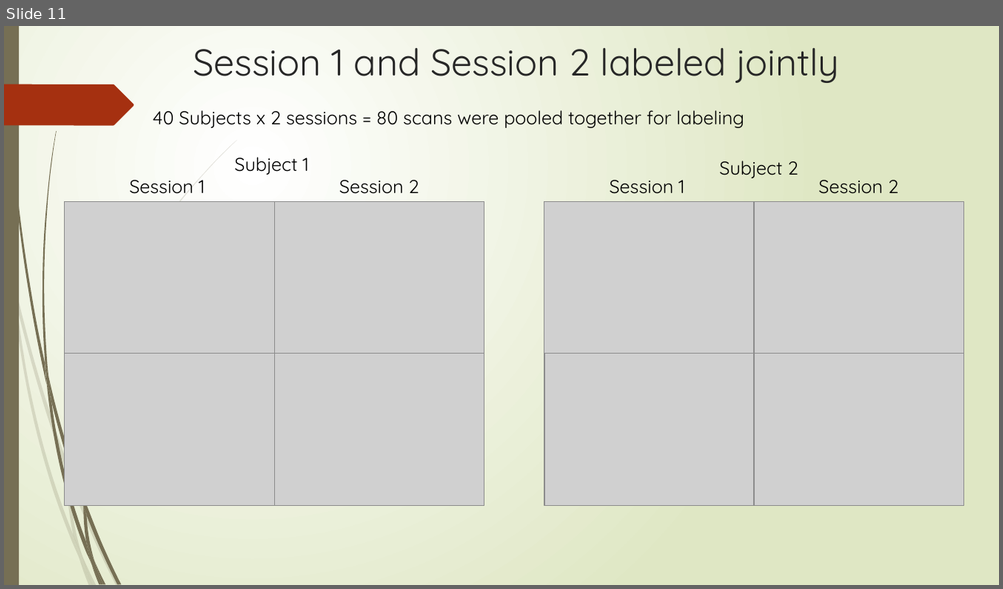
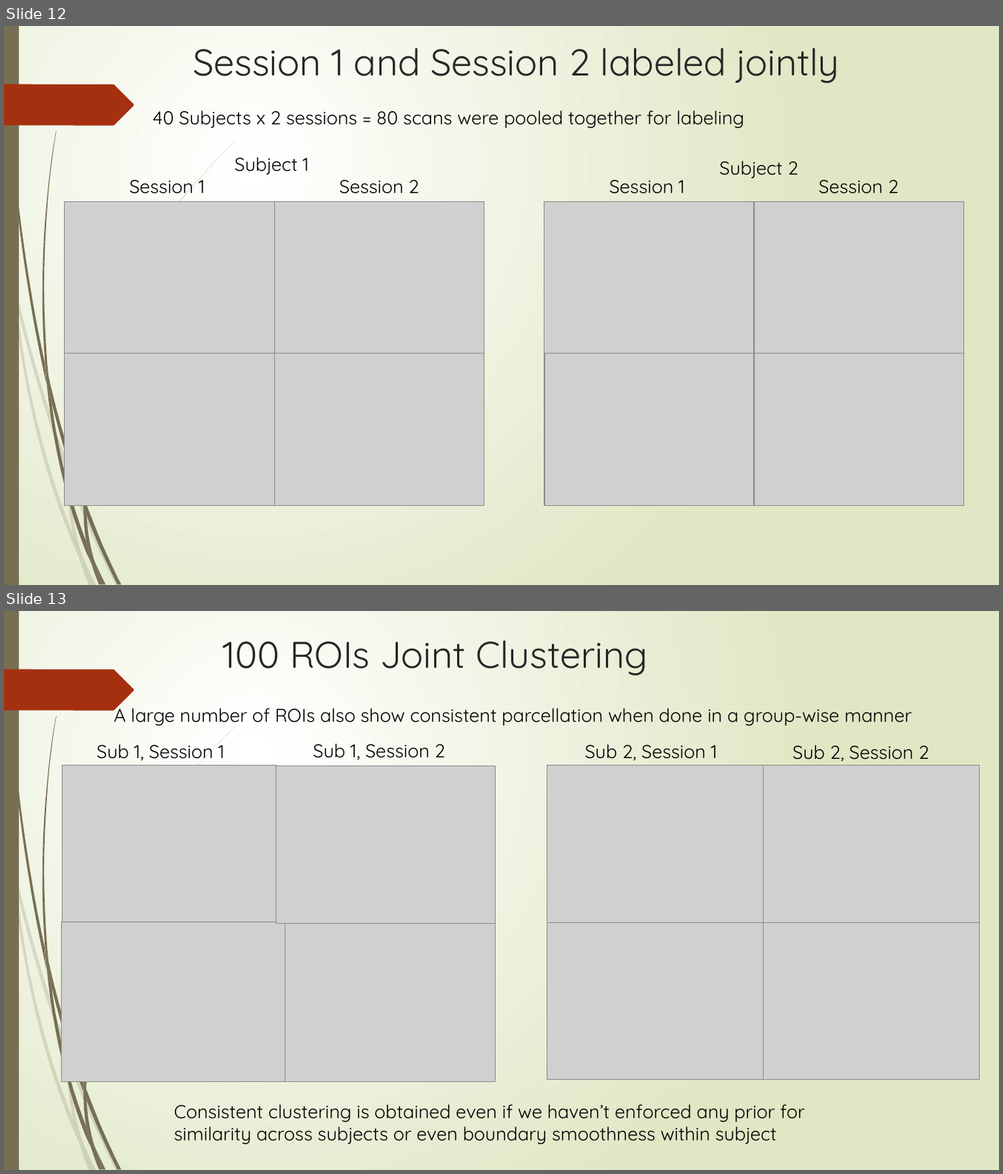
Before and after one commit to ajoshiusc/cortical_parcellation, a slide deck: docs/brain_sync.pptx. Shown one above the other, each under a label of ours: slide 11 before the commit, slides 12 and 13 after it. The pictures are 1003x589 and 1003x1174 pixels, drawn with LibreOffice and Linux fonts; fonts in the diff are those of the drawing; grey boxes stand for pictures. Boxes give left, top, right and bottom in pixels: in the first picture for what was removed or moved away, otherwise in the second. Text is boxed around its words. In the diff, an @@ line names an element or a change of style, - is before the commit and + after.

```diff
--- a/docs/brain_sync.pptx
+++ b/docs/brain_sync.pptx
@@ slide 13 added at bbox=[4, 611, 999, 1170], background gradient #FFFFFF to #DFE8C4; not listed: 23 template elements that a slide beside it also shows @@
@@ title added at bbox=[223, 640, 648, 675], 36 pt, text #262626 @@
+100 ROIs Joint Clustering
@@ text added at bbox=[114, 703, 911, 726], 18 pt, text #000000 @@
+A large number of ROIs also show consistent parcellation when done in a group-wise manner
@@ group added at bbox=[62, 743, 979, 1082]: 8 pictures, 4 texts @@
+Sub 1, Session 1
+Sub 1, Session 2
+Sub 2, Session 1
+Sub 2, Session 2
@@ text added at bbox=[174, 1105, 805, 1145], 18 pt, text #000000 @@
+Consistent clustering is obtained even if we haven’t enforced any prior for
+similarity across subjects or even boundary smoothness within subject
@@ what was slide 11 is now slide 12 @@
```
Also in this commit, not shown: 5 slides changed, 4 other slides added, 1 slide removed.
